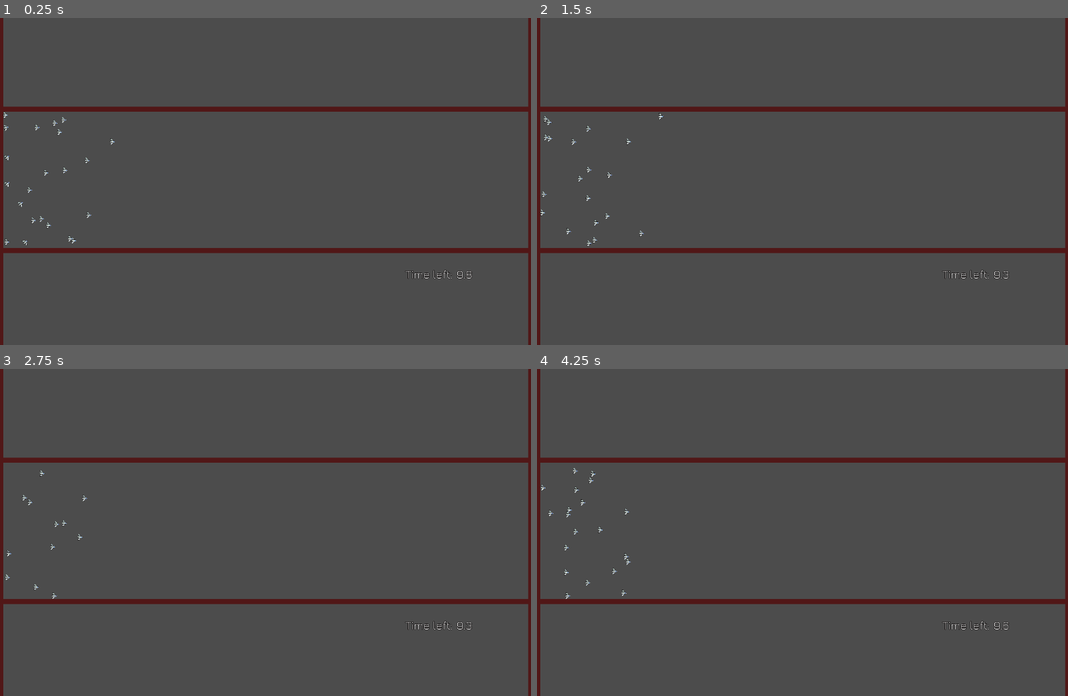
Above: before the commit, frames 1-4 (two rows, left to right).
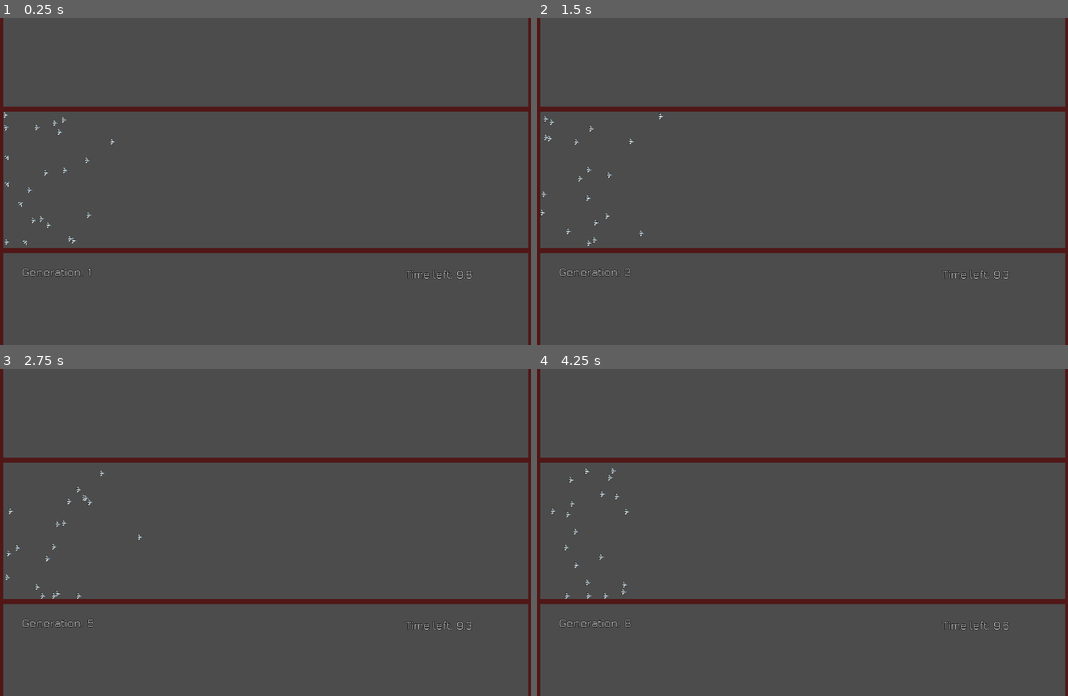
Above: after the commit, the same moments.

Repository: a0x77ry/plasmata
Game: Godot game, scene res://level1.tscn
Same seed, same stepped clock (60 frames per second), same inputs: the game is played once before the commit and once after it.
Inputs:
- Up to frame 1 (0.25 s): no input
- Up to frame 2 (1.5 s): tap Enter (ui_accept) at 0.5, 0.77 s; hold Right (right) 0.53-1.28 s; hold Down (down) from 1.28 s (still down)
- Up to frame 3 (2.75 s): tap Enter (ui_accept) at 1.52, 2 s; release Down (down) at 2.03 s; hold Right (right) from 2.03 s (still down)
- Up to frame 4 (4.25 s): release Right (right) at 2.78 s; hold Up (up) 2.78-3.53 s; tap Enter (ui_accept) at 3.02, 3.5, 3.77 s; hold Left (left) from 3.53 s (still down)

The runs differ from the first frame. In frame 1, 0.1% of the frame differs, in the area x 4-18%, y 76-80%; in frame 2, 0.2%; in frame 3, 0.3%; in frame 4, 0.4%, in the area x 0-18%, y 30-80%.

Commit message:
Add generation indicator. Fix bugs in main

Diff:
--- a/level1.tscn
+++ b/level1.tscn
@@ -69,7 +69,7 @@
 margin_right = 1238.0
 margin_bottom = 522.0
 
-[node name="Time left" type="Label" parent="Countdown"]
+[node name="TimeLeft" type="Label" parent="Countdown"]
 margin_top = 8.0
 margin_right = 122.0
 margin_bottom = 43.0
@@ -88,5 +88,30 @@
 align = 1
 valign = 1
 
+[node name="GenCounter" type="HBoxContainer" parent="."]
+margin_left = 54.0
+margin_top = 464.0
+margin_right = 268.0
+margin_bottom = 515.0
+
+[node name="Generation" type="Label" parent="GenCounter"]
+margin_top = 8.0
+margin_right = 156.0
+margin_bottom = 43.0
+custom_fonts/font = SubResource( 3 )
+text = "Generation: "
+align = 1
+valign = 1
+
+[node name="GenNumber" type="Label" parent="GenCounter"]
+margin_left = 160.0
+margin_top = 8.0
+margin_right = 208.0
+margin_bottom = 43.0
+custom_fonts/font = SubResource( 3 )
+text = "666"
+align = 1
+valign = 1
+
 [connection signal="body_entered" from="FinishLine" to="." method="_on_FinishLine_body_entered"]
 [connection signal="timeout" from="Timer" to="." method="_on_Timer_timeout"]
--- a/scripts/level1.gd
+++ b/scripts/level1.gd
@@ -6,6 +6,7 @@
 onready var spawning_area = get_node("SpawningArea")
 onready var timer = get_node("Timer")
 onready var countdown = get_node("Countdown/Time")
+onready var gen_counter = get_node("GenCounter/GenNumber")
 
 var number_of_agents = 22
 var agents = []
@@ -16,6 +17,8 @@
   if !Main.genomes.empty():
     number_of_agents = Main.genomes.size()
   generate_population()
+  Main.generation += 1
+  gen_counter.text = str(Main.generation)
 
 
 func _process(_delta):
--- a/scripts/main.gd
+++ b/scripts/main.gd
@@ -6,16 +6,17 @@
 
 var used_node_ids := []
 var genomes := [] # A list of genomes
+var generation := 0
 
 
 func select_naive(agents):
   agents.sort_custom(AgentSorter, "sort_ascenting")
   var fittest_agents = agents.slice(-NUMBER_OF_SELECTED, -1)
-  print("fittest_agents length is %s" % fittest_agents.size())
+  # print("fittest_agents length is %s" % fittest_agents.size())
   var _genomes = []
   for agent in fittest_agents:
-    print("agent's position.x is: %s" % agent.position.x)
-    _genomes.append(agent.genome)
+    # print("agent's position.x is: %s" % agent.position.x)
+    _genomes.append(agent.genome.duplicate())
   return _genomes
 
 
@@ -30,14 +31,14 @@
     for agent in agents:
       var selection_probability = agent.position.x / total_distance
       if random.randf() < selection_probability:
-        print("Selected")
-        _genomes.append(agent.genome)
+        _genomes.append(agent.genome.duplicate())
   return _genomes
 
 
-func crossover_sbx(parent_genomes, target_polutation: int):
-  print("Parent genomes size: %s" % parent_genomes.size())
+func crossover_sbx(parent_genomes_original, target_polutation: int):
+  # print("Parent genomes size: %s" % parent_genomes.size())
   var random = RandomNumberGenerator.new()
+  var parent_genomes = parent_genomes_original.duplicate()
   var original_gens_size = parent_genomes.size()
   random.randomize()
   var offspring_genomes := []
@@ -45,8 +46,8 @@
     var couple := [parent_genomes.pop_at(random.randi_range(0, parent_genomes.size() - 1)),
         parent_genomes.pop_at(random.randi_range(0, parent_genomes.size() - 1))]
     offspring_genomes.append_array(couple_crossover_sbx(couple, (target_polutation / original_gens_size) * 2))
-    print("Number of offspring: %s" % ((target_polutation / original_gens_size) * 2))
-  print("Offspring genomes size after crossover: %s" % offspring_genomes.size())
+    # print("Number of offspring: %s" % ((target_polutation / original_gens_size) * 2))
+  # print("Offspring genomes size after crossover: %s" % offspring_genomes.size())
   return offspring_genomes
 
 
@@ -54,7 +55,7 @@
   var random = RandomNumberGenerator.new()
   var crossovered_genomes := []
   random.randomize()
-  var crossovered_genome = couple_genomes[0]
+  var crossovered_genome = couple_genomes[0].duplicate()
   for _i in number_of_offspring:
     for i in range(couple_genomes[0]["links"].size()):
       var b = random.randfn(1.0, 0.2)
@@ -73,16 +74,33 @@
 func mutate(parent_genomes):
   var random = RandomNumberGenerator.new()
   random.randomize()
-  if random.randf() < MUTATION_RATE:
-    print("Mutated")
-    var mutated_genomes = parent_genomes
-    for genome in mutated_genomes:
+  var check := false
+  var mutated_genomes = parent_genomes.duplicate(true)
+  for genome in mutated_genomes:
+    if random.randf() < MUTATION_RATE:
+      print("Mutated")
+      check = true
       for link in genome["links"]:
         if random.randf() < 1.0 / float(genome["links"].size()):
           link["weight"] = random.randfn(link["weight"], MUTATION_STANDARD_DEVIATION)
-    return mutated_genomes
-  else:
-    return parent_genomes
+
+  # for i_gen in mutated_genomes.size():
+  #   if random.randf() < MUTATION_RATE:
+  #     print("Mutated")
+  #     check = true
+  #     for i_link in mutated_genomes[i_gen]["links"].size():
+  #       if random.randf() < 1.0 / float(mutated_genomes[i_gen]["links"][i_link].size()):
+  #         mutated_genomes[i_gen]["links"][i_link]["weight"] = random.randfn(mutated_genomes[i_gen]["links"][i_link]["weight"], MUTATION_STANDARD_DEVIATION)
+
+  if check:
+    for i in parent_genomes.size():
+      for link_i in parent_genomes[i]["links"].size():
+        var original_w = parent_genomes[i]["links"][link_i]["weight"]
+        var mutated_w = mutated_genomes[i]["links"][link_i]["weight"]
+        if original_w != mutated_w:
+          print("Gene %s. Original: %s. Mutated: %s" % [i, original_w, mutated_w])
+
+  return mutated_genomes
 
 
 func generate_UID():
